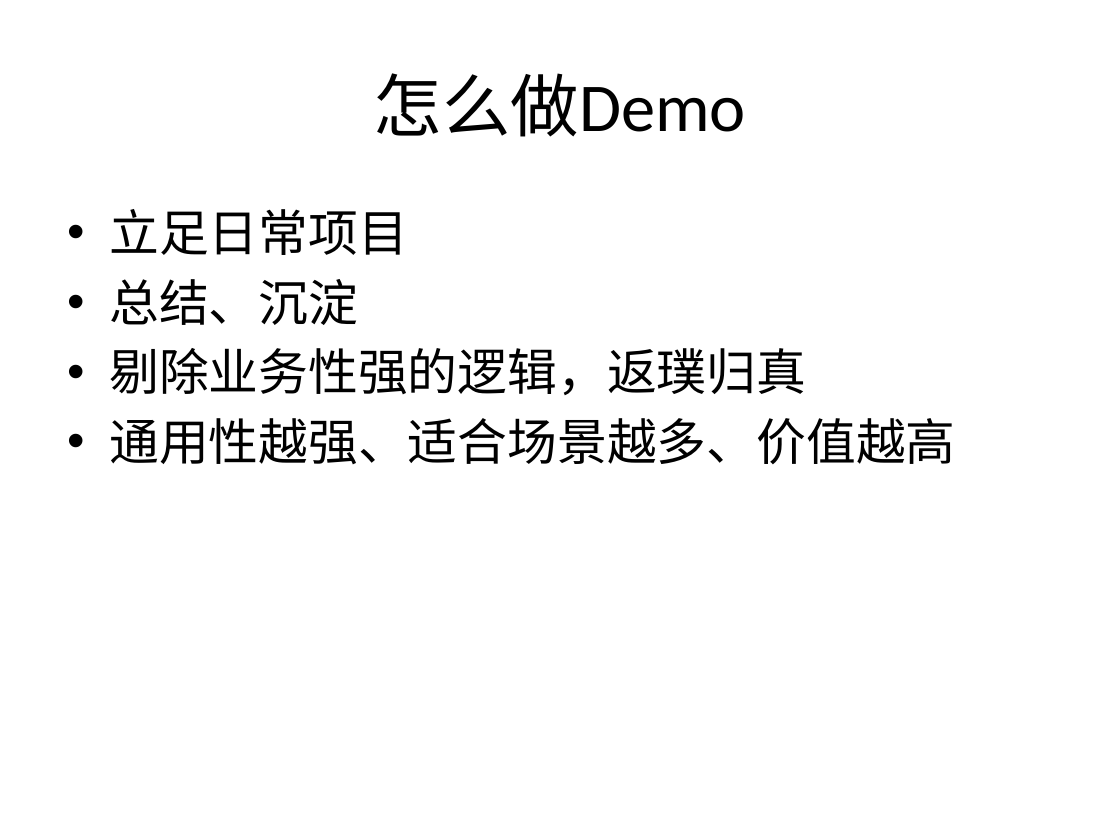
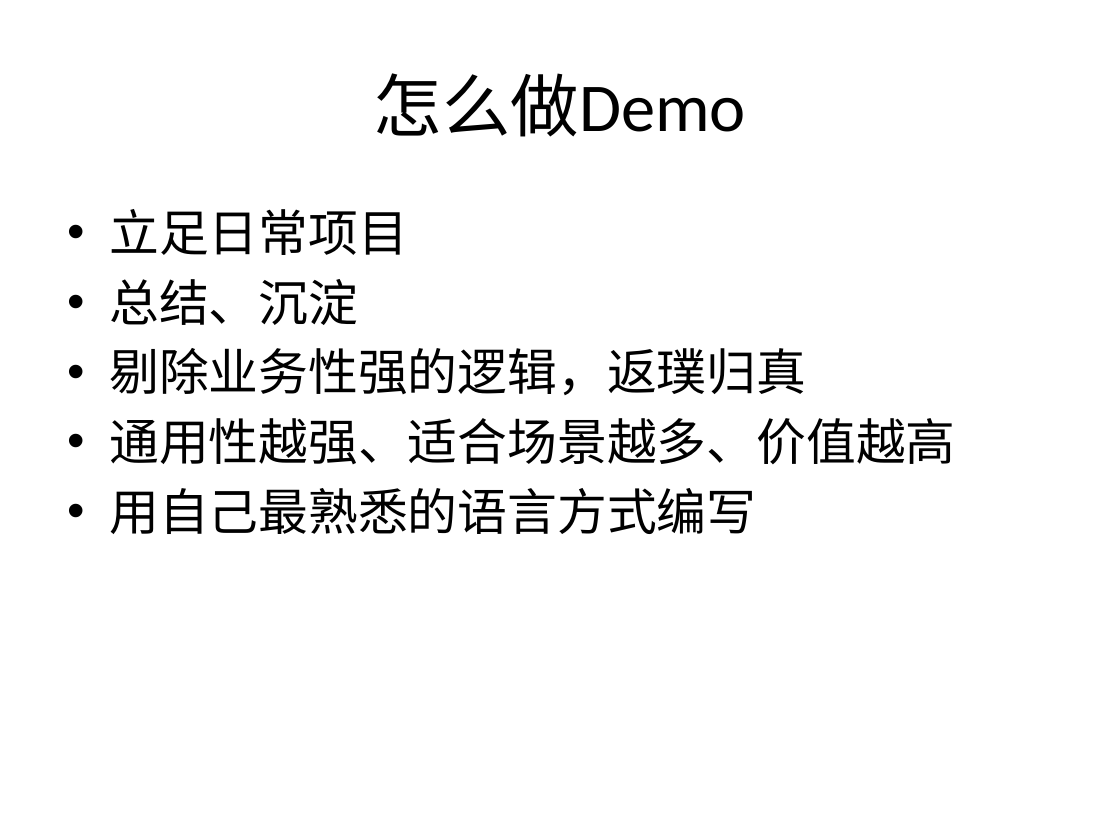
Before and after one commit to boubei-com/boubei-learn, a slide deck: slide 7 of doc/9.Demo的力量.pptx. Drawn at 1120x840 pixels with LibreOffice and Linux fonts; fonts in the diff are those of the drawing. Boxes give left, top, right and bottom in pixels: in the first picture for what was removed or moved away, otherwise in the second. Text is boxed around its words. In the diff, an @@ line names an element or a change of style, - is before the commit and + after.

```diff
--- a/doc/9.Demo的力量.pptx
+++ b/doc/9.Demo的力量.pptx
@@ text at <box>109,488,756,534</box>: paragraph added @@
+• 用自己最熟悉的语言方式编写
```
Also in this commit, not shown: 5 other slides changed, 1 slide added, 1 slide removed, 10 other files.
